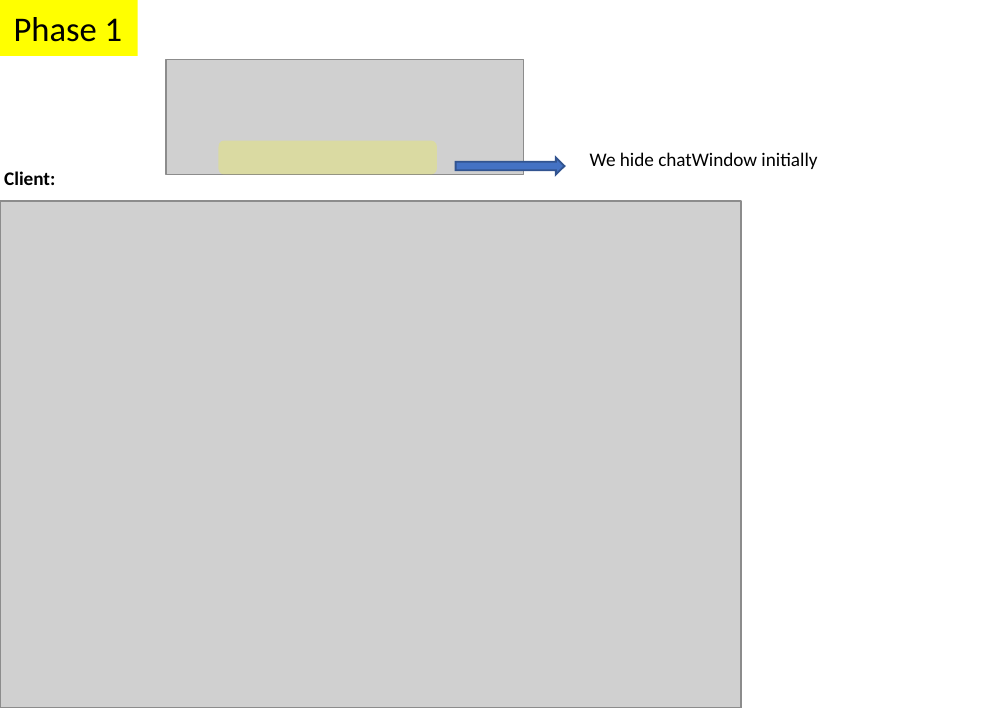
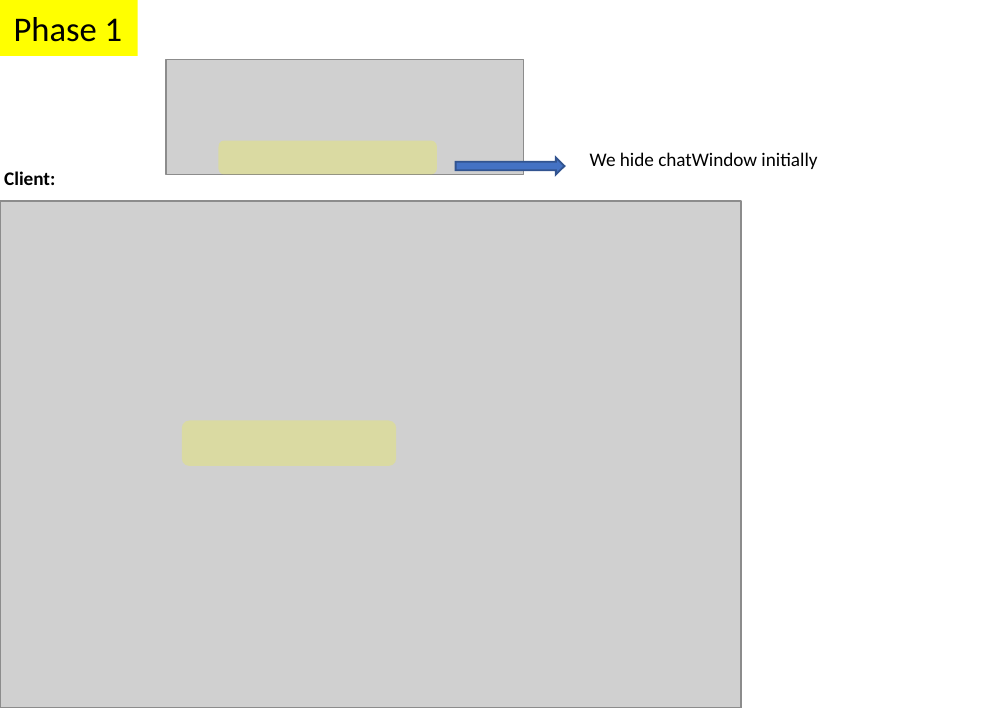
Before and after one commit to parthi2929/awesome-socket-io, a slide deck: slide 13 of Illustrations.pptx. Drawn at 1008x708 pixels with LibreOffice and Linux fonts; fonts in the diff are those of the drawing; grey boxes stand for pictures. Boxes give left, top, right and bottom in pixels: in the first picture for what was removed or moved away, otherwise in the second. Text is boxed around its words. In the diff, an @@ line names an element or a change of style, - is before the commit and + after.

```diff
--- a/Illustrations.pptx
+++ b/Illustrations.pptx
@@ rounded rectangle added at (x1=181, y1=421, x2=396, y2=467), fill #FFFF00 at 22% opacity @@
```
Also in this commit, not shown: 1 other slide changed, 3 slides added, 7 other files.
